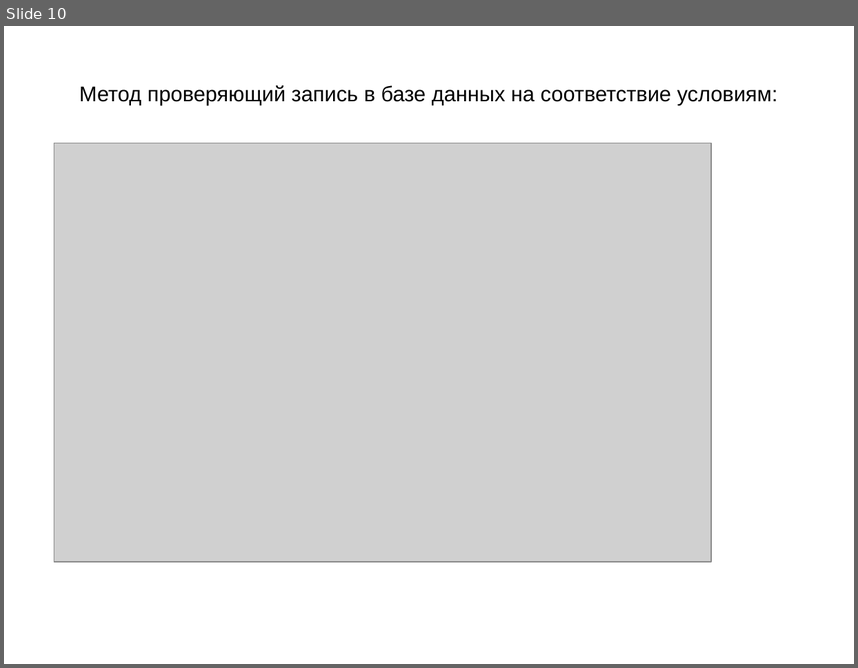
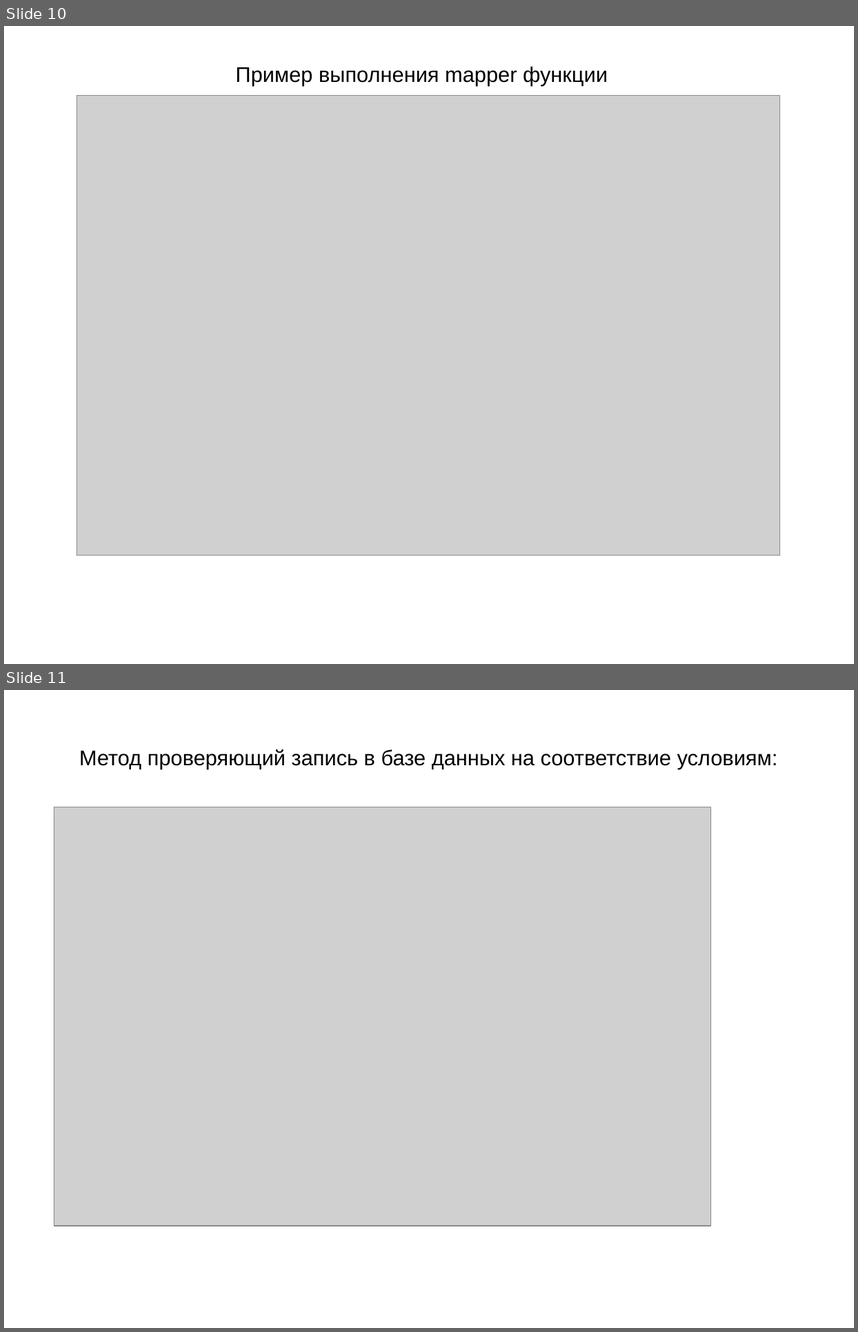
Before and after one commit to otus-learn-ivan/final_project_task, a slide deck: Защита проекта.pptx. Shown one above the other, each under a label of ours: slide 10 before the commit, slides 10 and 11 after it. The pictures are 858x668 and 858x1332 pixels, drawn with LibreOffice and Linux fonts; fonts in the diff are those of the drawing; grey boxes stand for pictures; background and template pictures are left out. Boxes give left, top, right and bottom in pixels: in the first picture for what was removed or moved away, otherwise in the second. Text is boxed around its words. In the diff, an @@ line names an element or a change of style, - is before the commit and + after.

Commit message:
Правка презентации  - Пример выполнения mapper функции

```diff
--- a/Защита проекта.pptx
+++ b/Защита проекта.pptx
@@ slide 10 added at [4, 26, 854, 664], background picture (left out) @@
@@ title added at [236, 66, 608, 86], 18 pt, text #000000 @@
+Пример выполнения mapper функции
@@ picture added at [77, 96, 780, 556] @@
@@ what was slide 10 is now slide 11 @@
```
Also in this commit, not shown: 2 slides changed, 2 other files.
